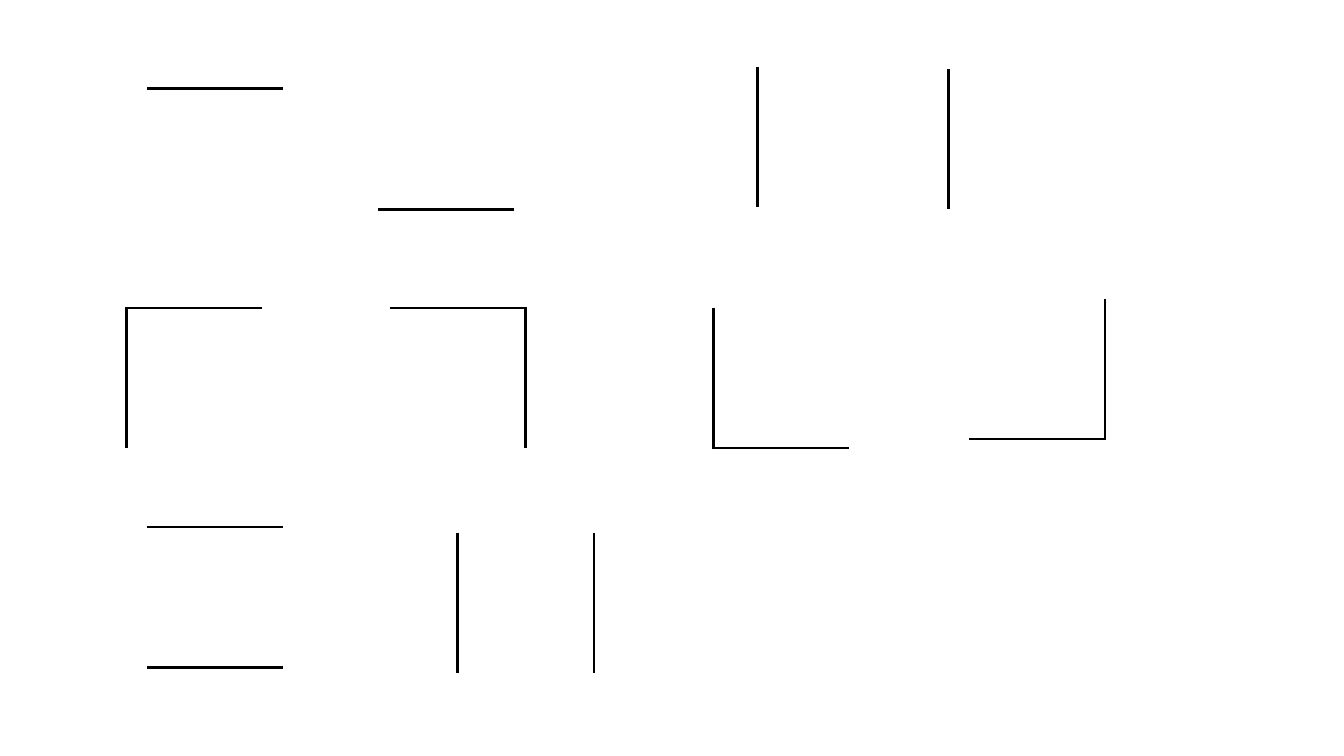
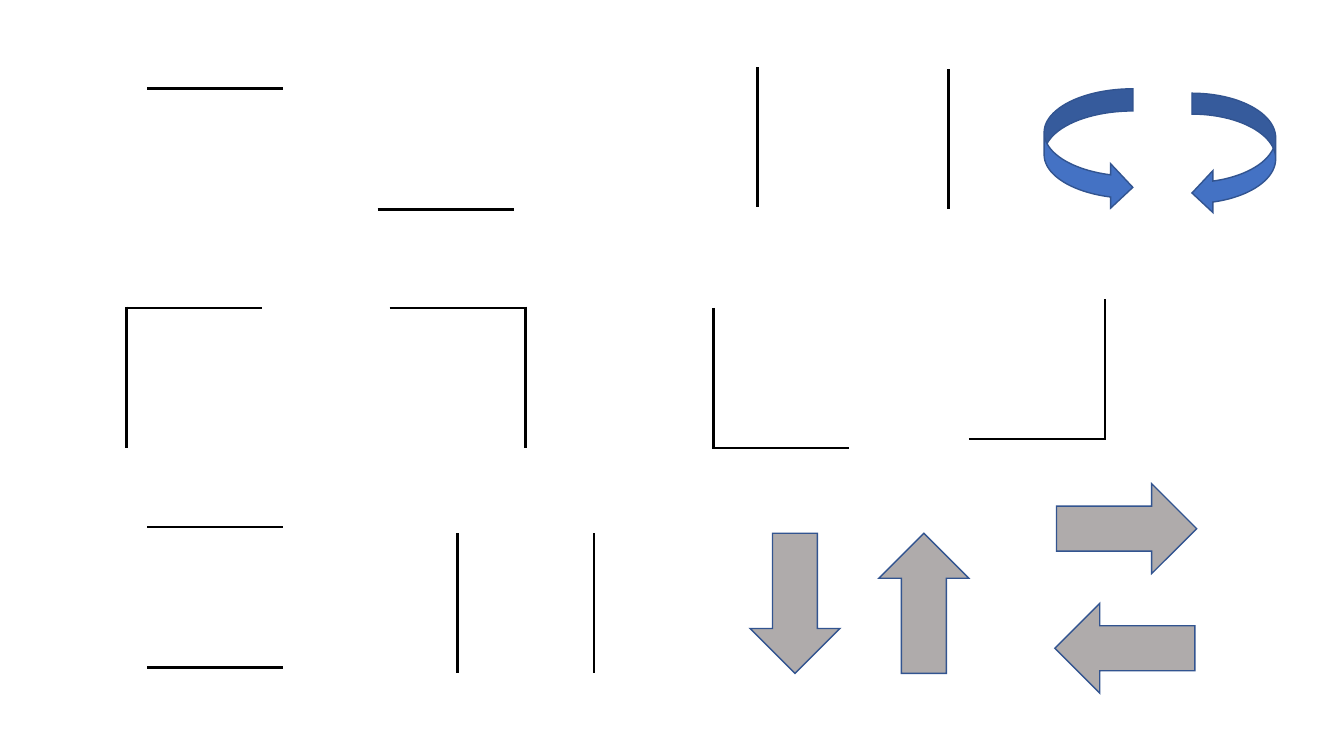
Before and after one commit to Anabadier/MineHantee, a slide deck: slide 1 of Présentation1.pptx. Drawn at 1344x756 pixels with LibreOffice and Linux fonts; fonts in the diff are those of the drawing. Boxes give left, top, right and bottom in pixels: in the first picture for what was removed or moved away, otherwise in the second. Text is boxed around its words. In the diff, an @@ line names an element or a change of style, - is before the commit and + after.

```diff
--- a/Présentation1.pptx
+++ b/Présentation1.pptx
@@ curved right arrow added at bbox=[1045, 89, 1133, 210], fill #4472C4, outline #325491 1 pt @@
@@ curved left arrow added at bbox=[1193, 93, 1276, 214], fill #4472C4, outline #325491 1 pt @@
@@ down arrow added at bbox=[1057, 484, 1197, 574], fill #AFABAB, outline #325491 1 pt @@
@@ down arrow added at bbox=[750, 533, 840, 674], fill #AFABAB, outline #325491 1 pt @@
@@ down arrow added at bbox=[879, 533, 969, 674], fill #AFABAB, outline #325491 1 pt @@
@@ down arrow added at bbox=[1055, 604, 1195, 694], fill #AFABAB, outline #325491 1 pt @@
```
Also in this commit, not shown: 8 other files.
